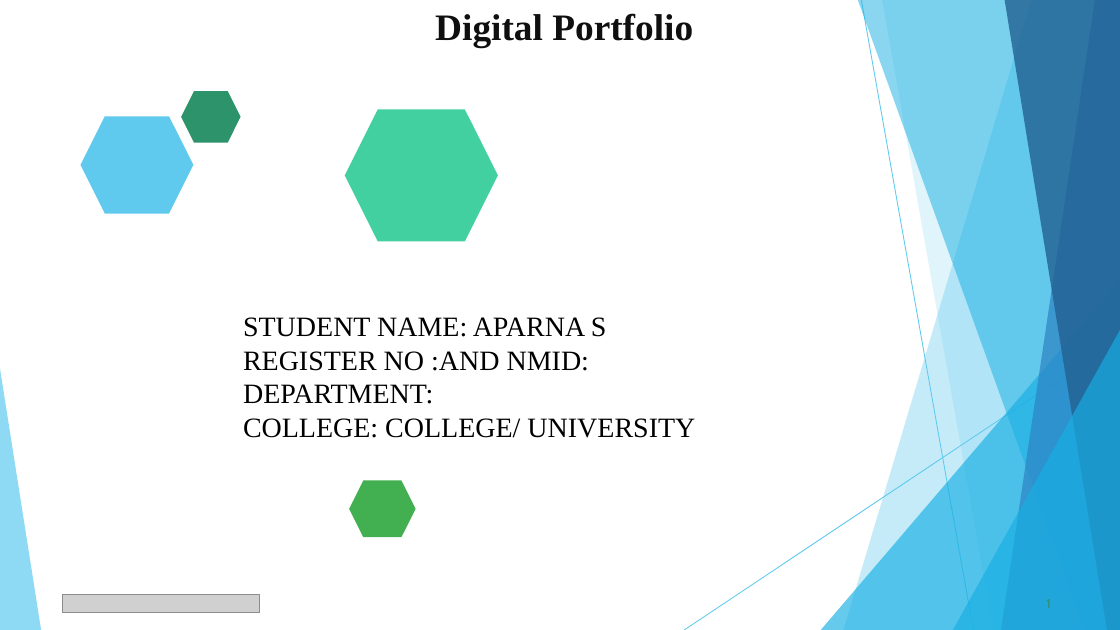
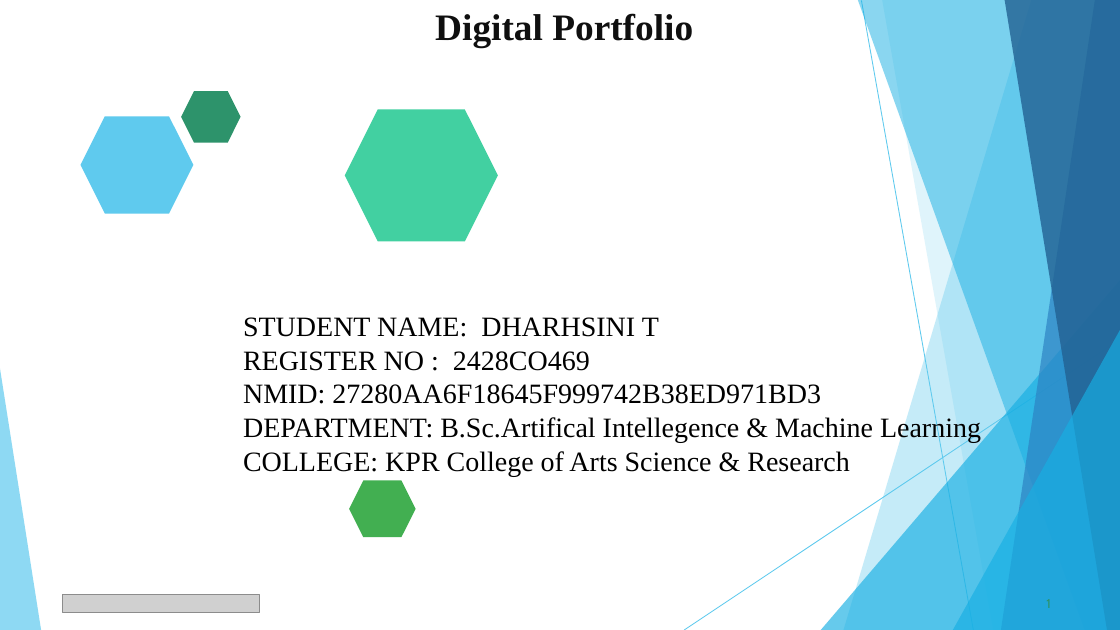
Before and after one commit to dharshini824898/portfolio, a slide deck: slide 1 of PPT FWD TNSDC 2025 (1).pptx. Drawn at 1120x630 pixels with LibreOffice and Linux fonts; fonts in the diff are those of the drawing; grey boxes stand for pictures. Boxes give left, top, right and bottom in pixels: in the first picture for what was removed or moved away, otherwise in the second. Text is boxed around its words. In the diff, an @@ line names an element or a change of style, - is before the commit and + after.

```diff
--- a/PPT FWD TNSDC 2025 (1).pptx
+++ b/PPT FWD TNSDC 2025 (1).pptx
@@ text at <box>243,317,981,476</box>: text changed @@
-STUDENT NAME: APARNA S
-REGISTER NO :AND NMID:
-DEPARTMENT:
-COLLEGE: COLLEGE/ UNIVERSITY
+STUDENT NAME: DHARHSINI T
+REGISTER NO : 2428CO469
+NMID: 27280AA6F18645F999742B38ED971BD3
+DEPARTMENT: B.Sc.Artifical Intellegence & Machine Learning
+COLLEGE: KPR College of Arts Science & Research
```
